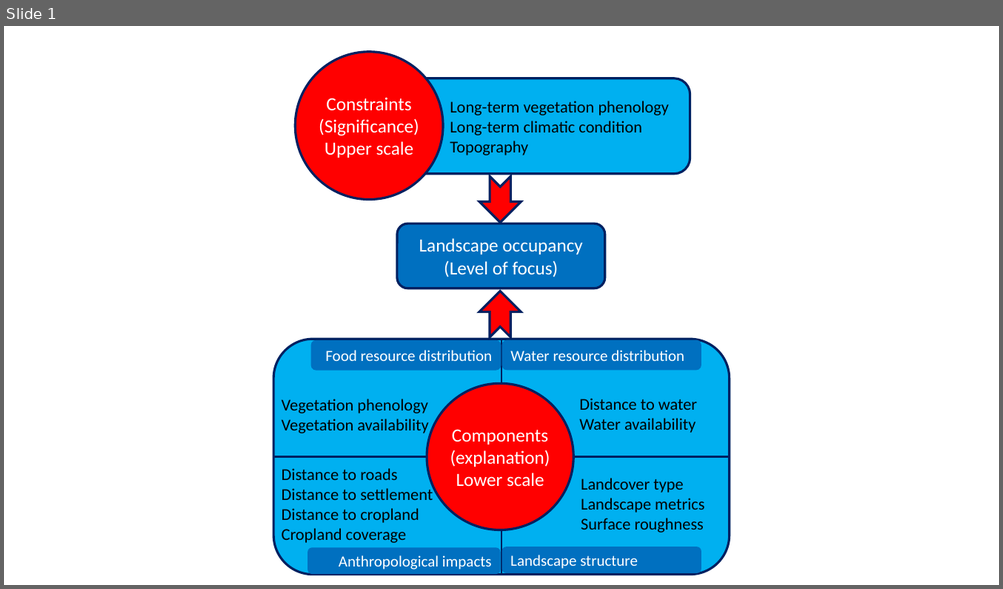
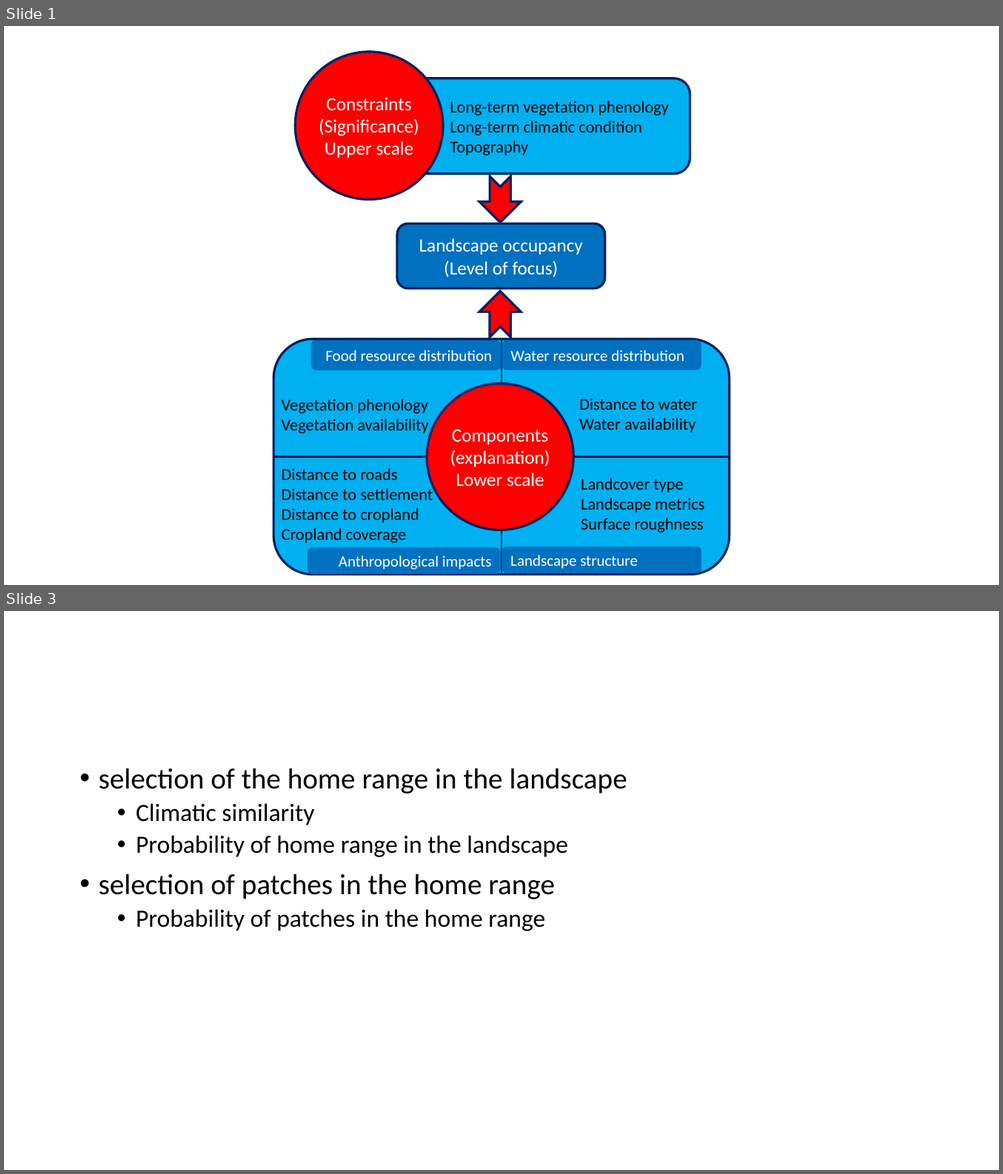
Before and after one commit to LLeiSong/eleDistribution, a slide deck: docs/hierarchy.pptx. Shown one above the other, each under a label of ours: slide 1 before the commit, slides 1 and 3 after it; the slides between them are not shown. The pictures are 1003x589 and 1003x1174 pixels, drawn with LibreOffice and Linux fonts; fonts in the diff are those of the drawing. Boxes give left, top, right and bottom in pixels: in the first picture for what was removed or moved away, otherwise in the second. Text is boxed around its words. In the diff, an @@ line names an element or a change of style, - is before the commit and + after.

```diff
--- a/docs/hierarchy.pptx
+++ b/docs/hierarchy.pptx
@@ slide 3 added at <box>4,611,999,1170</box>, background #FFFFFF @@
@@ text added at <box>99,768,627,931</box>, 24 pt, text #000000 @@
+• selection of the home range in the landscape
+  • Climatic similarity
+  • Probability of home range in the landscape
+• selection of patches in the home range
+  • Probability of patches in the home range
```
Also in this commit, not shown: 1 slide changed, 3 other slides added, 17 other files.
